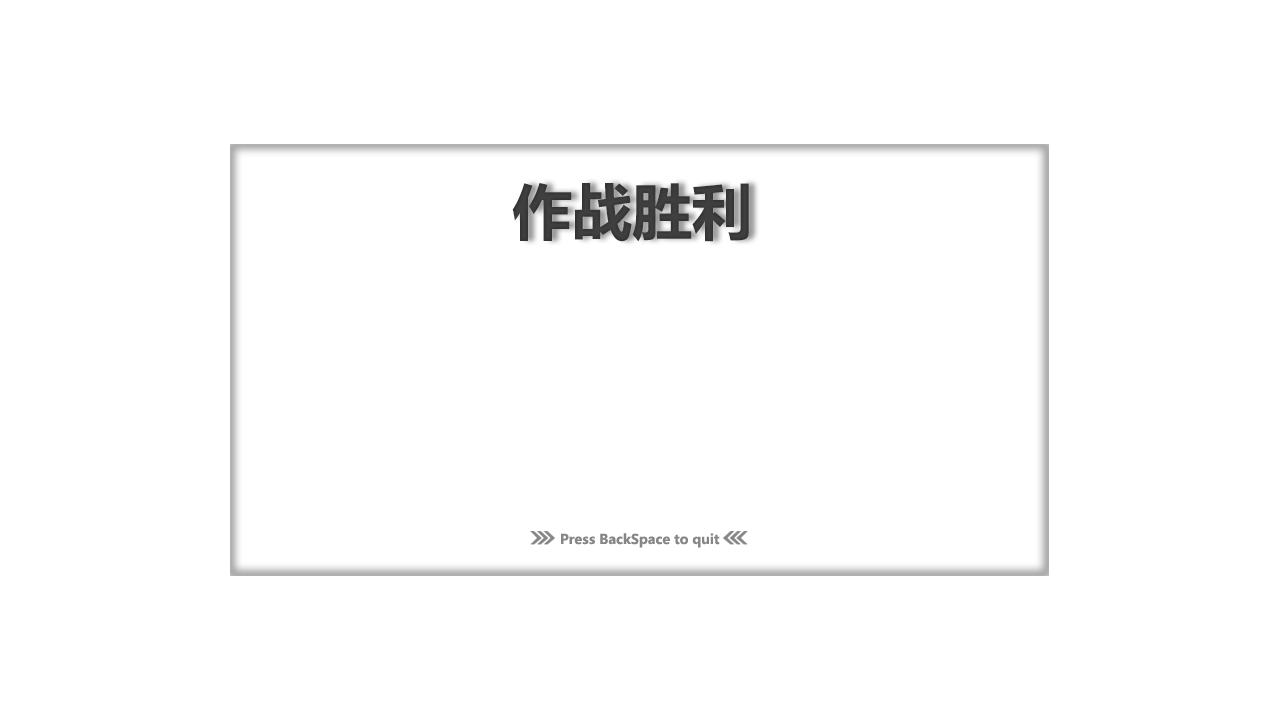
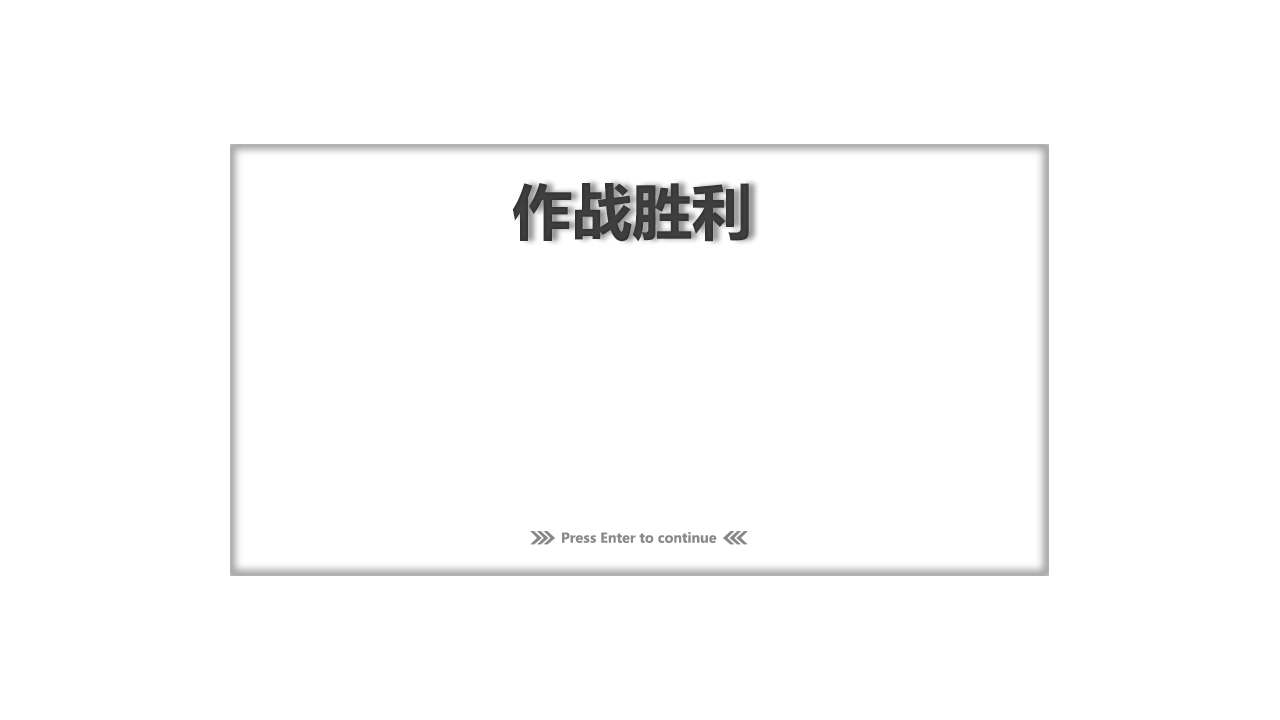
Revision of a layered 1280 × 720 image; what changed, layer by layer:
added layer "Press Enter to continue" above "Press BackSpace to quit" over 562, 532, 717, 543
painted on "Press BackSpace to quit" over 561, 533, 720, 548
